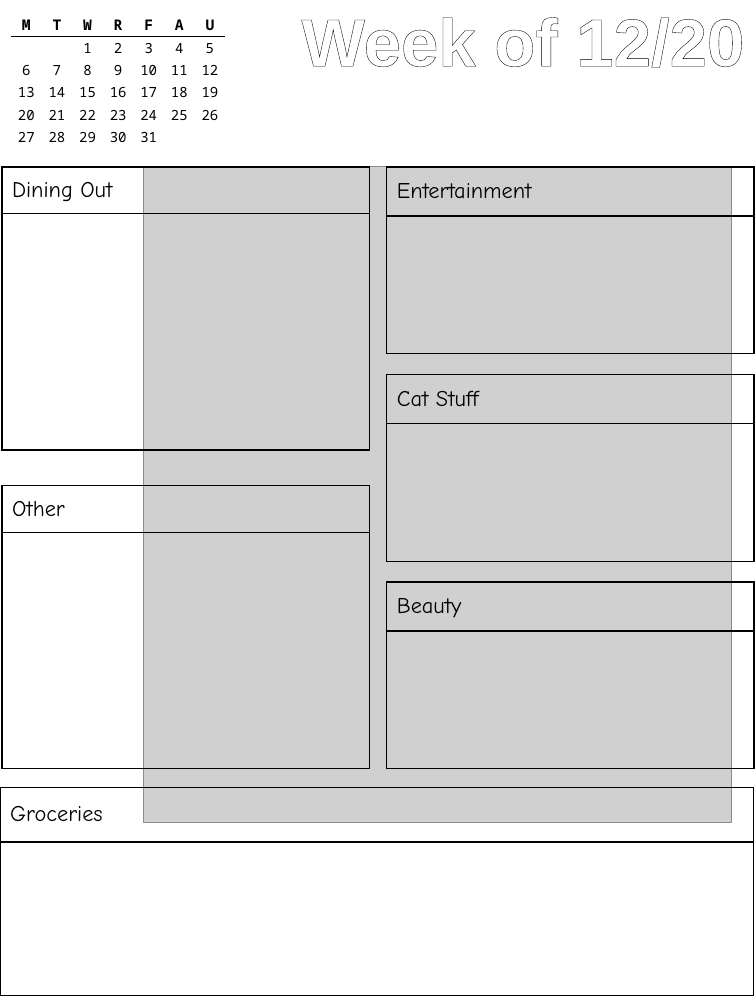
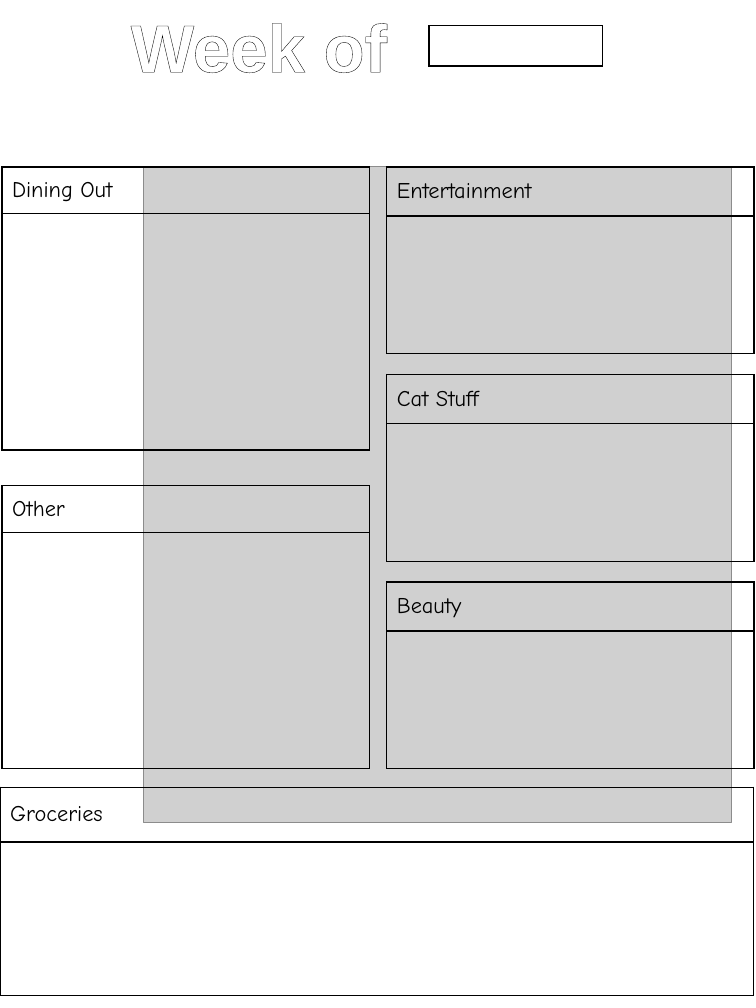
Before and after one commit to cds70409/cds70409.github.io, a slide deck: slide 26 of bujo_printouts.pptx (slide 25 before the commit). Drawn at 756x1008 pixels with LibreOffice and Linux fonts; fonts in the diff are those of the drawing; grey boxes stand for pictures. Boxes give left, top, right and bottom in pixels: in the first picture for what was removed or moved away, otherwise in the second. Text is boxed around its words. In the diff, an @@ line names an element or a change of style, - is before the commit and + after.

Commit message:
12/23 updates

```diff
--- a/bujo_printouts.pptx
+++ b/bujo_printouts.pptx
@@ table removed at bbox=[11, 14, 223, 148], 6 rows, 7 columns @@
-M | T | W | R | F | A | U
- |  | 1 | 2 | 3 | 4 | 5
-6 | 7 | 8 | 9 | 10 | 11 | 12
-13 | 14 | 15 | 16 | 17 | 18 | 19
-20 | 21 | 22 | 23 | 24 | 25 | 26
-27 | 28 | 29 | 30 | 31 |  | 
@@ text at bbox=[131, 23, 387, 73]: text changed @@
-Week of 12/20
+Week of
@@ rectangle added at bbox=[429, 25, 603, 66], fill #FFFFFF, outline #000000 1 pt @@
```
Also in this commit, not shown: 3 other slides changed, 2 slides added.
